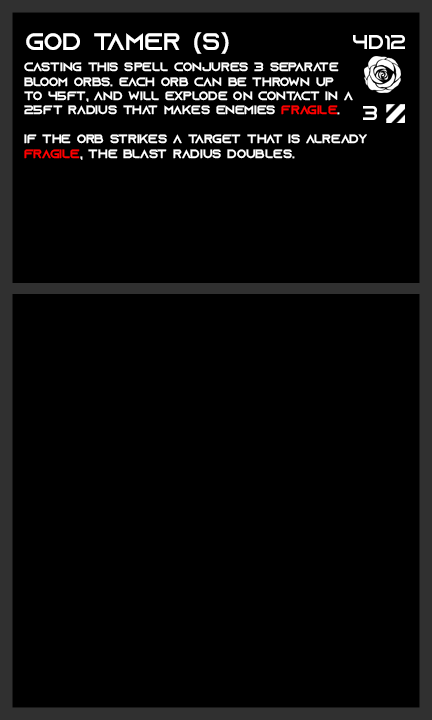
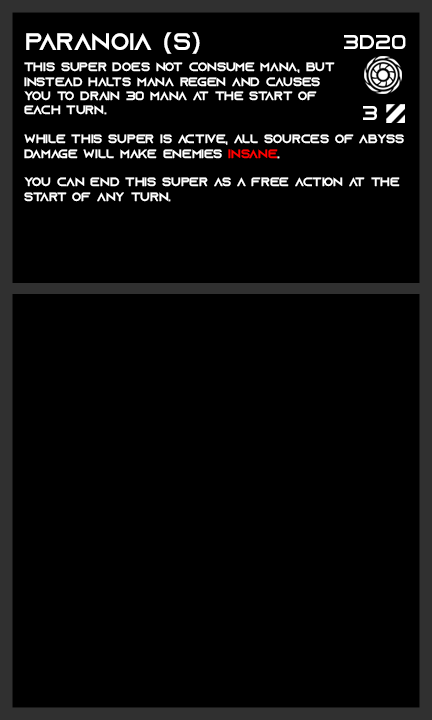
The second (432, 720) image is a revision of the first. Changes to its layers:
renamed "4d12" to "3d20", painted on it over [344, 35, 406, 50]
painted on "description" over [24, 62, 404, 202]
renamed "god tamer (s)" to "paranoia (s)", painted on it over [26, 32, 229, 54]
showed "abyss" over [364, 56, 402, 94]
hid "bloom" over [364, 56, 401, 93]